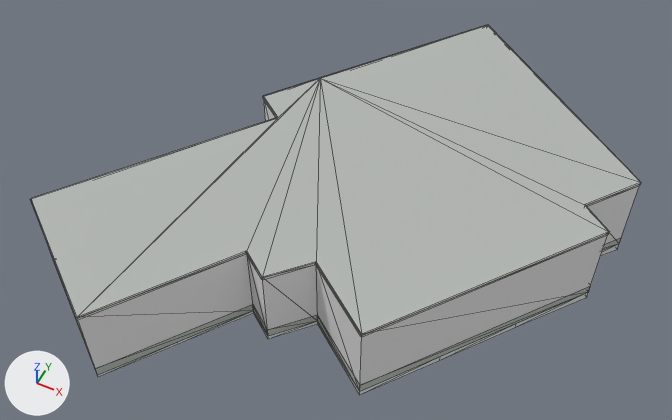
One commit to the glTF model public/models/buildings/osm-way-49773504.glb: the scene before it, then after it.
Both versions are drawn from a camera (50 mm lens) standing at (8.76, -17.72, 24.19) and looking at (-0.47, 0.74, 1.11). Lighting does not change. The marker at lower left points along +X, +Y and +Z. The first picture is the older version. Mesh edges are drawn as thin lines. Where no turn or scale is listed for an object, it has been applied to the vertices. Vertices at exactly the same position are counted once.

Objects in the first picture: 'building foundation 49773504', 'reality 49773504 near reality aged pale plaster', 'reality 49773504 near reality concrete plinth', 'reality 49773504 near reality flat weathered roof', 'reality 49773504 near reality pale aluminum sill'.
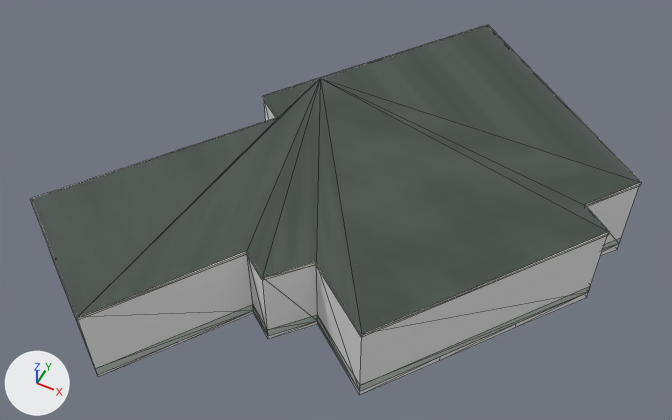
Boxes [x1, y1, x2, y2] around the edits, measured in the pictures (672 x 420 px):
```json
{"object": "reality 49773504 near reality flat weathered roof", "change": "surface changed", "before": [32, 25, 641, 334], "after": [32, 25, 641, 334], "on screen": "darker"}
{"part": 1, "of": "me_reality_49773504_near_reality_pale_aluminum_sill", "change": "built on", "before": [31, 27, 641, 336], "after": [31, 25, 641, 336]}
```

Scene script edits in JSON lines:
```json
{"op": "add", "block": "img_roof_color", "code": ["img_roof_color = load_image('roof-color', 'textures/1de3d7bb6546b7423004abcc0fb627c4d0c6ad03316b21d76a93f9bf4f470ca6.png', 256, 256, 'sRGB')"]}
{"op": "remove", "block": "mat_reality_flat_weathered_roof", "code": "mat_reality_flat_weathered_roof.base_color = (0.451, 0.475, 0.455)  # grey #b3b7b4"}
{"op": "add", "block": "mat_reality_flat_weathered_roof", "code": "mat_reality_flat_weathered_roof.texture = img_roof_color"}
{"block": "me_reality_49773504_near_reality_pale_aluminum_sill", "where": "# used by ob_reality_49773504_near_reality_pale_aluminum_sill; location = (0.0, 0.0, 0.0)"}
{"op": "remove", "block": "me_reality_49773504_near_reality_pale_aluminum_sill", "code": "me_reality_49773504_near_reality_pale_aluminum_sill.from_pydata(...)  # 52 vertices, 26 faces; spans x -8.3..8.3, y -7.5..10.0, z 2.9..3.0"}
{"op": "add", "block": "me_reality_49773504_near_reality_pale_aluminum_sill", "code": "me_reality_49773504_near_reality_pale_aluminum_sill.from_pydata(...)  # 65 vertices, 52 faces; spans x -8.3..8.3, y -7.5..10.0, z 2.9..3.0"}
{"block": "me_reality_49773504_near_reality_pale_aluminum_sill", "change": "me_reality_49773504_near_reality_pale_aluminum_sill part 1"}
{"block": "me_reality_49773504_near_reality_pale_aluminum_sill", "change": "19 faces are deleted"}
{"block": "me_reality_49773504_near_reality_pale_aluminum_sill", "change": "13 vertices are added at x -8.3..8.3, y -7.5..9.9, z 3.0"}
{"block": "me_reality_49773504_near_reality_pale_aluminum_sill", "change": "45 new faces join them"}
```
